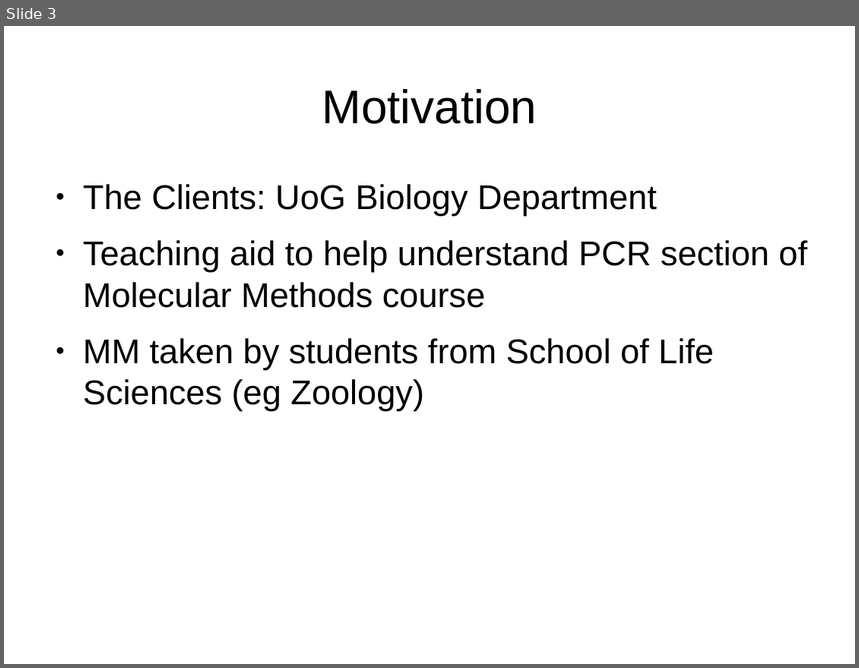
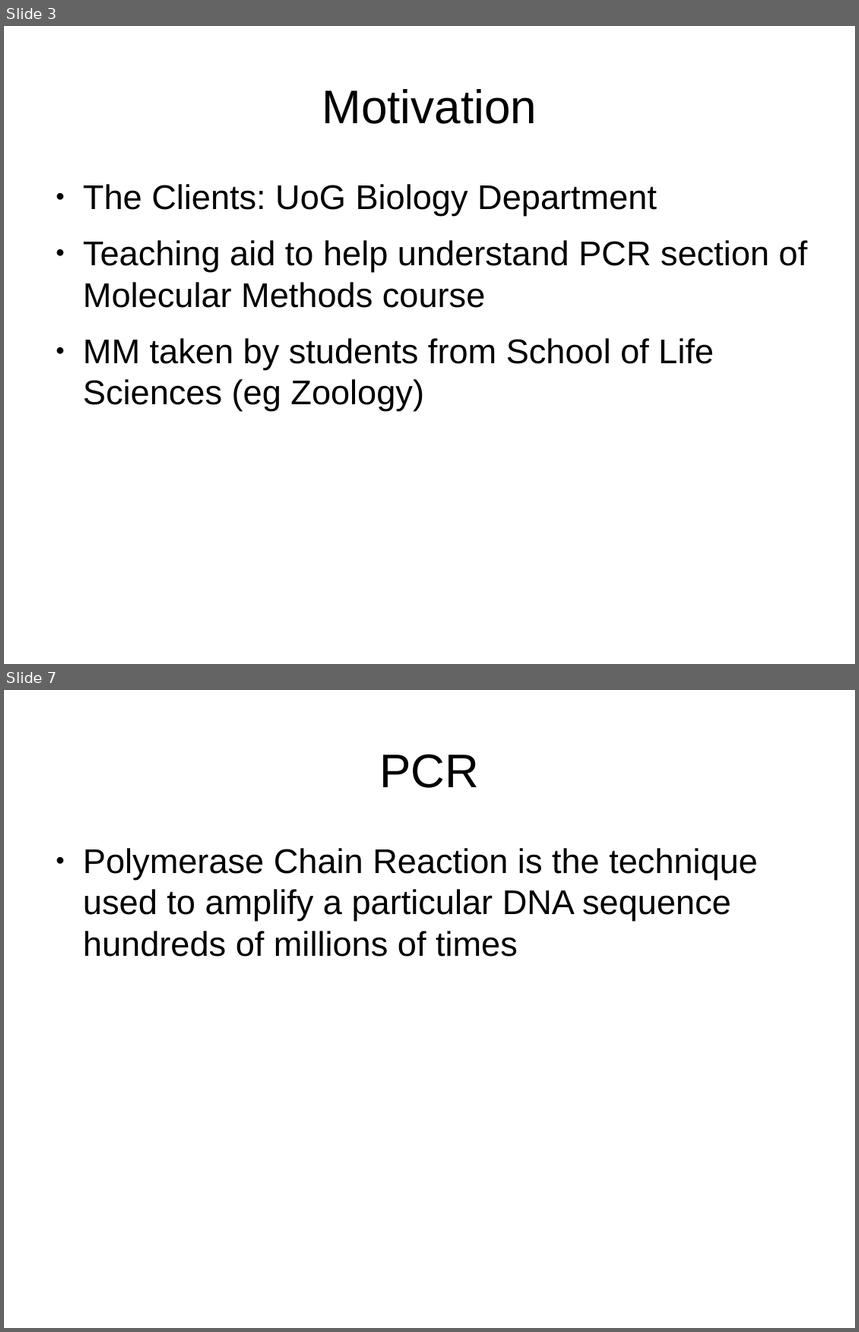
Before and after one commit to Dan-McElroy/Team-Project--Q, a slide deck: docs/progressPresentation/draft.odp. Shown one above the other, each under a label of ours: slide 3 before the commit, slides 3 and 7 after it; the slides between them are not shown. The pictures are 859x668 and 859x1332 pixels, drawn with LibreOffice and Linux fonts; fonts in the diff are those of the drawing. Boxes give left, top, right and bottom in pixels: in the first picture for what was removed or moved away, otherwise in the second. Text is boxed around its words. In the diff, an @@ line names an element or a change of style, - is before the commit and + after.

```diff
--- a/docs/progressPresentation/draft.odp
+++ b/docs/progressPresentation/draft.odp
@@ slide 7 added at [4, 690, 855, 1328], background #FFFFFF @@
@@ title added at [379, 754, 479, 788], 44 pt, text #000000 @@
+PCR
@@ text added at [83, 848, 758, 957], 32 pt, text #000000 @@
+● Polymerase Chain Reaction is the technique used to amplify a particular DNA sequence hundreds of millions of times
```
Also in this commit, not shown: 7 other slides added.
